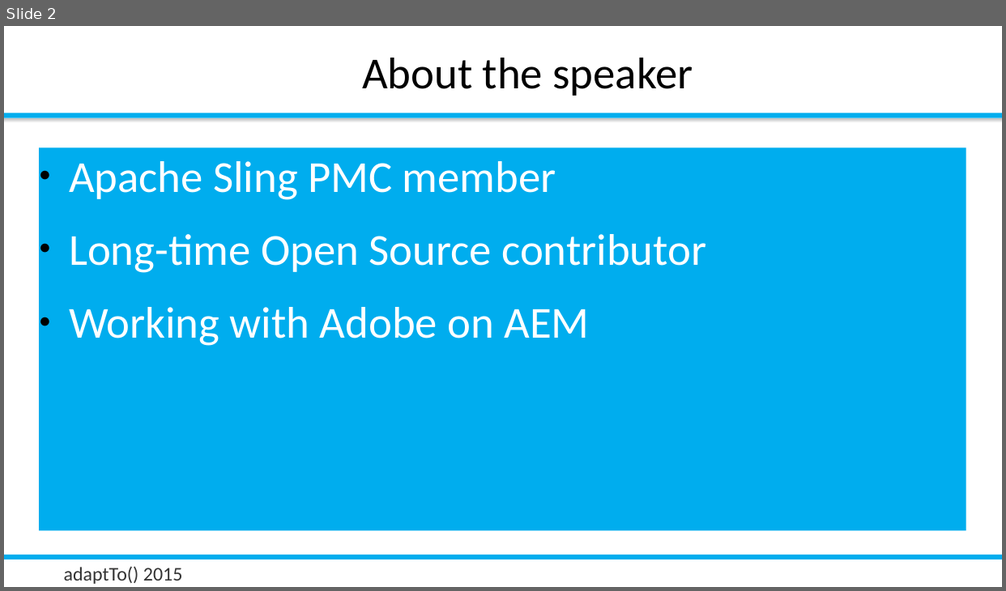
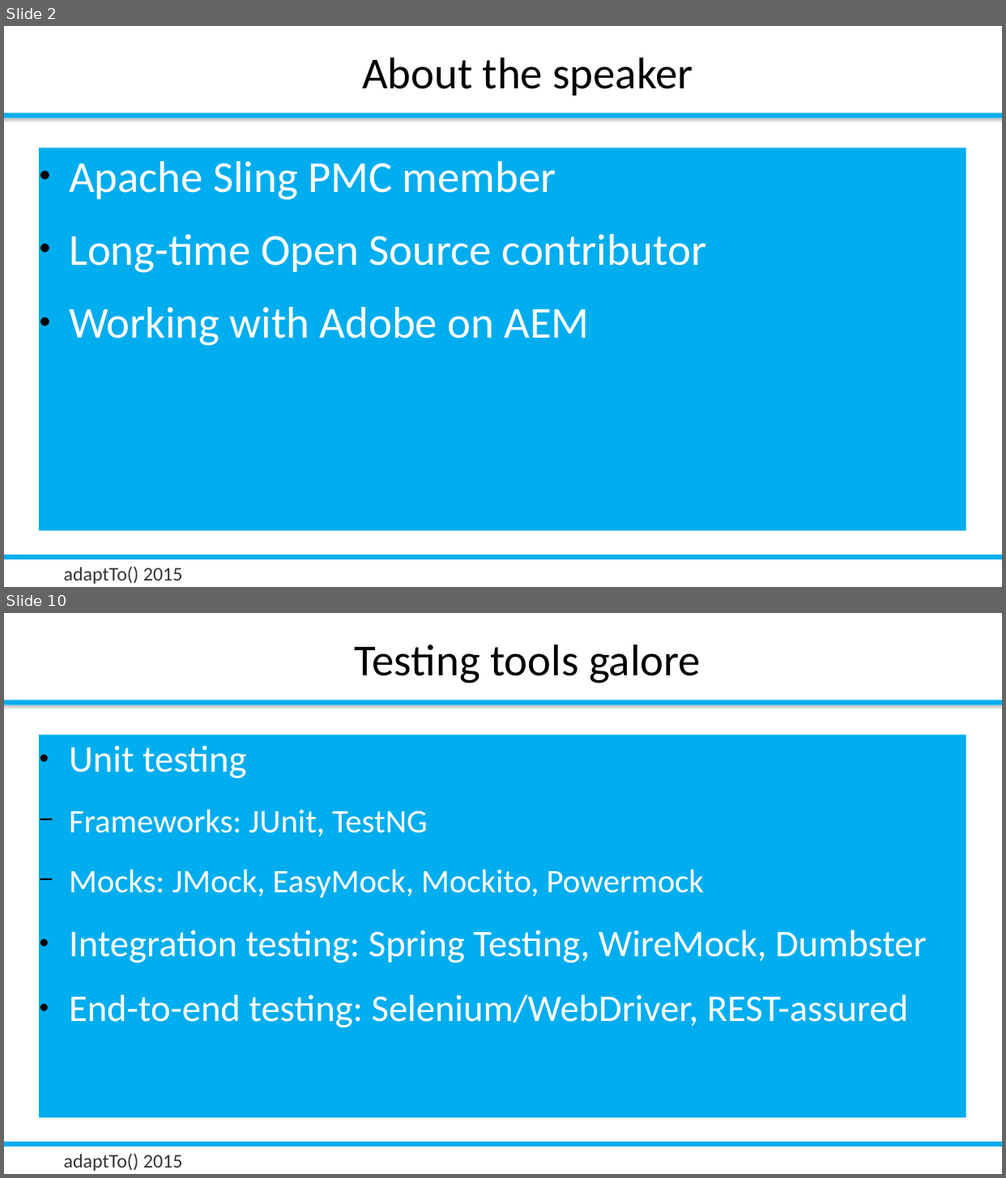
Before and after one commit to rombert/talks, a slide deck: adaptTo2015/How_Do_I_Test_My_Sling_Application-Robert_Munteanu.odp. Shown one above the other, each under a label of ours: slide 2 before the commit, slides 2 and 10 after it; the slides between them are not shown. The pictures are 1006x591 and 1006x1178 pixels, drawn with LibreOffice and Linux fonts; fonts in the diff are those of the drawing; background and template pictures are left out. Boxes give left, top, right and bottom in pixels: in the first picture for what was removed or moved away, otherwise in the second. Text is boxed around its words. In the diff, an @@ line names an element or a change of style, - is before the commit and + after.

```diff
--- a/adaptTo2015/How_Do_I_Test_My_Sling_Application-Robert_Munteanu.odp
+++ b/adaptTo2015/How_Do_I_Test_My_Sling_Application-Robert_Munteanu.odp
@@ slide 10 added at box(4, 613, 1002, 1174), background #FFFFFF; not listed: 4 template elements that a slide beside it also shows @@
@@ title added at box(355, 645, 701, 683), 32 pt, text #000000 @@
+Testing tools galore
@@ text added at box(39, 735, 966, 1118), fill #00ADEE, 27.2 pt, text #FFFFFF @@
+● Unit testing
+  − Frameworks: JUnit, TestNG
+  − Mocks: JMock, EasyMock, Mockito, Powermock
+● Integration testing: Spring Testing, WireMock, Dumbster
+● End-to-end testing: Selenium/WebDriver, REST-assured
```
Also in this commit, not shown: 1 slide changed, 18 other slides added, 2 slides removed, 10 other files.
